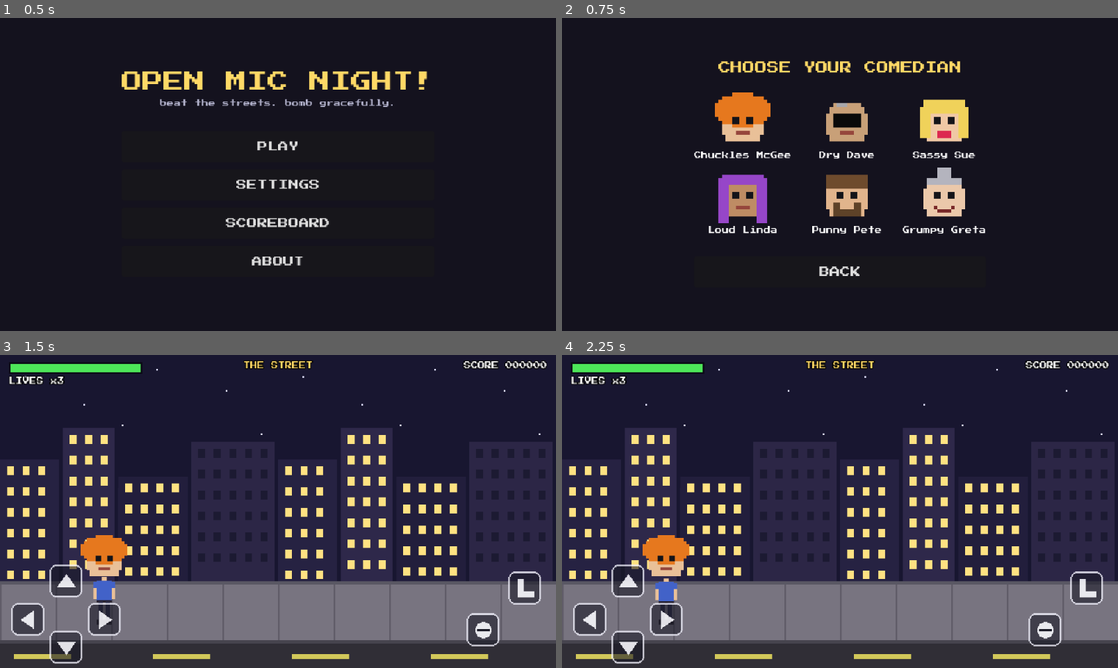
Above: before the commit, frames 1-4 (two rows, left to right).
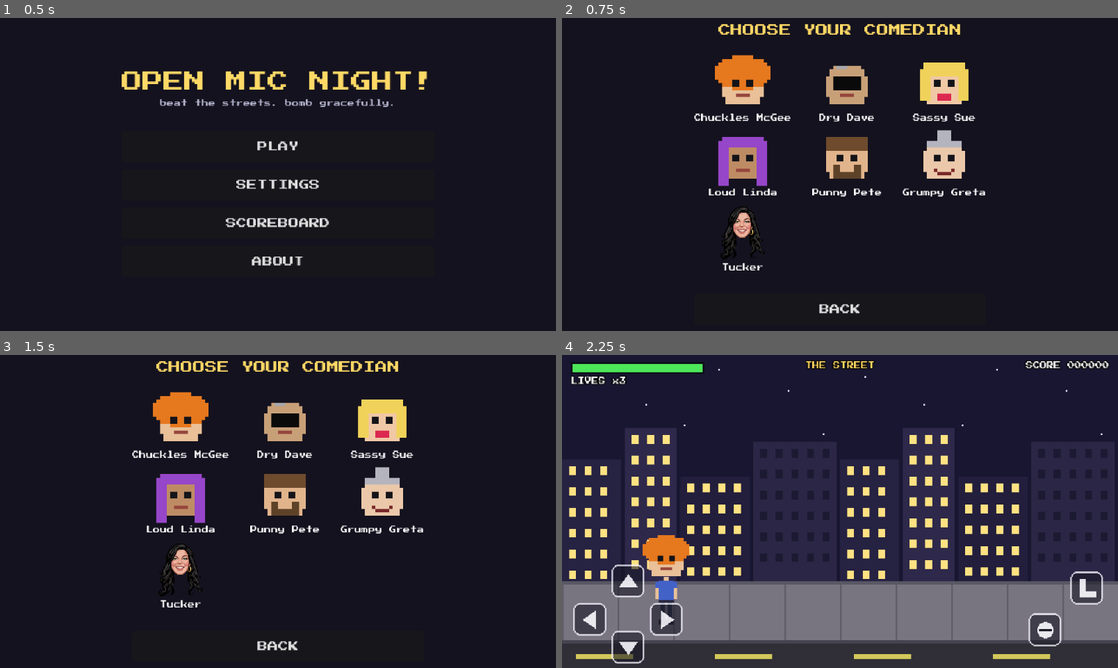
Above: after the commit, the same moments.

Repository: imehesz/tight-5-fight
Game: Godot game, scene res://scenes/main_menu.tscn
The game is run twice, just before and just after one commit, with the same random seed, the same clock (stepped at 60 frames per second) and the same inputs.
Inputs (mouse positions are in pixels of both pictures, inside the frame that each line leads up to):
- Up to frame 1 (0.5 s): no input
- Up to frame 2 (0.75 s): click "PLAY" at 0.5 s
- Up to frame 3 (1.5 s): click (177, 458) at 1.27 s
- Up to frame 4 (2.25 s): click (739, 420) at 2.02 s

Frame 1 is identical in both runs. In frame 2, 14% of the frame differs, in the area x 23-77%, y 1-95%; in frame 3, 70%, in the area x 0-100%, y 1-100%; in frame 4, less than 0.1%.

Commit message:
Added some assets, support for XY and scale offsets for the heads

Diff:
--- a/data/characters.json
+++ b/data/characters.json
@@ -5,6 +5,14 @@
     { "CharacterName": "Sassy Sue", "HeadSpritePath": "res://assets/gen/heads/sue.png", "BodyType": "F" },
     { "CharacterName": "Loud Linda", "HeadSpritePath": "res://assets/gen/heads/linda.png", "BodyType": "F" },
     { "CharacterName": "Punny Pete", "HeadSpritePath": "res://assets/gen/heads/pete.png", "BodyType": "M" },
-    { "CharacterName": "Grumpy Greta", "HeadSpritePath": "res://assets/gen/heads/greta.png", "BodyType": "F" }
+    { "CharacterName": "Grumpy Greta", "HeadSpritePath": "res://assets/gen/heads/greta.png", "BodyType": "F" },
+    {
+      "CharacterName": "Tucker",
+      "HeadScale": 2,
+      "HeadOffsetY": 30,
+      "HeadSpritePath":
+      "res://assets/heads/tucker.png",
+      "BodyType": "F"
+    }
   ]
 }
--- a/scenes/street.gd
+++ b/scenes/street.gd
@@ -150,9 +150,7 @@
 # ---------------------------------------------------------------- spawns
 func _spawn_player(pos: Vector2) -> void:
 	player = Player.new()
-	var cfg := GameState.selected_character_data()
-	player.body_type = String(cfg.get("BodyType", "M"))
-	player.head_path = String(cfg.get("HeadSpritePath", ""))
+	player.configure(GameState.selected_character_data())
 	player.position = pos
 	player.interact_pressed.connect(_on_player_interact)
 	player.died.connect(_on_player_died)
@@ -170,10 +168,8 @@
 	if not is_instance_valid(player) \
 			or get_tree().get_nodes_in_group("enemies").size() >= HECKLER_MAX:
 		return
-	var cfg: Dictionary = GameState.enemy_characters(1)[0]
 	var e := Enemy.new()
-	e.body_type = String(cfg.get("BodyType", "M"))
-	e.head_path = String(cfg.get("HeadSpritePath", ""))
+	e.configure(GameState.enemy_characters(1)[0])
 	e.aggressive = randf() < 0.4
 	e.move_speed = randf_range(60.0, 95.0)
 	e.score_value = 100
--- a/scenes/venue.gd
+++ b/scenes/venue.gd
@@ -77,9 +77,7 @@
 
 func _spawn_player() -> void:
 	player = Player.new()
-	var cfg := GameState.selected_character_data()
-	player.body_type = String(cfg.get("BodyType", "M"))
-	player.head_path = String(cfg.get("HeadSpritePath", ""))
+	player.configure(GameState.selected_character_data())
 	player.position = Vector2(100, GROUND_Y)
 	player.died.connect(_on_player_died)
 	add_child(player)
@@ -93,10 +91,8 @@
 func _spawn_next_enemy() -> void:
 	if _to_spawn.is_empty():
 		return
-	var cfg: Dictionary = _to_spawn.pop_front()
 	var e := Enemy.new()
-	e.body_type = String(cfg.get("BodyType", "M"))
-	e.head_path = String(cfg.get("HeadSpritePath", ""))
+	e.configure(_to_spawn.pop_front())
 	e.aggressive = true  # venue comedians always attack immediately
 	e.max_health = 55.0 + 12.0 * (_level - 1)
 	e.damage_scale = 0.6 + 0.08 * (_level - 1)
--- a/scripts/fighter.gd
+++ b/scripts/fighter.gd
@@ -14,11 +14,23 @@
 const DUCK_BOX := Rect2(-8, -26, 16, 26)
 ## Whole-fighter scale (boxes scale with it) and extra bobblehead scale for
 ## the head sprite — heads are real people's pixelated photos, go big.
+## Head textures can be any size (200x200 photos, 16x16 pixel art...): they
+## are normalized so every head displays as if it were 16px * HEAD_SCALE.
 const BODY_SCALE := 1.4
 const HEAD_SCALE := 2.4
+const HEAD_BASE_PX := 16.0
 
 var body_type := "M"
 var head_path := ""
+## Optional per-character head nudges (JSON "HeadOffsetX"/"HeadOffsetY", in
+## body pixels). Positive Y moves the head DOWN — use it when long hair puts
+## the chin well above the image bottom, so the chin still meets the neck.
+## Positive X moves the head toward the facing direction (mirrors on flip).
+## head_scale (JSON "HeadScale") is an extra zoom on top of normalization —
+## bump it above 1.0 when big hair fills the crop and shrinks the face.
+var head_offset_x := 0.0
+var head_offset_y := 0.0
+var head_scale := 1.0
 var max_health := 100.0
 var health := 100.0
 var move_speed := 130.0
@@ -56,7 +68,9 @@
 
 	head_sprite = Sprite2D.new()
 	head_sprite.texture = CharacterFactory.head_texture(head_path)
-	head_sprite.scale = Vector2(HEAD_SCALE, HEAD_SCALE)
+	var s := HEAD_SCALE * head_scale \
+			* (HEAD_BASE_PX / maxf(head_sprite.texture.get_width(), 1.0))
+	head_sprite.scale = Vector2(s, s)
 	add_child(head_sprite)
 
 
@@ -103,9 +117,19 @@
 	head_sprite.flip_h = facing < 0
 	var neck := CharacterFactory.head_offset(body_sprite.animation)
 	# Lift the head so it sits on the neck, minus a little overlap.
-	var lift := 8.0 * HEAD_SCALE - 4.0
-	head_sprite.position = Vector2(neck.x * facing, neck.y - lift)
+	var lift := head_sprite.texture.get_height() * head_sprite.scale.y / 2.0 - 4.0
+	head_sprite.position = Vector2((neck.x + head_offset_x) * facing,
+			neck.y - lift + head_offset_y)
 	hitbox.position.x = 18 * facing
+
+
+## Apply a character entry from characters.json. Call before add_child().
+func configure(cfg: Dictionary) -> void:
+	body_type = String(cfg.get("BodyType", "M"))
+	head_path = String(cfg.get("HeadSpritePath", ""))
+	head_offset_x = float(cfg.get("HeadOffsetX", 0))
+	head_offset_y = float(cfg.get("HeadOffsetY", 0))
+	head_scale = maxf(float(cfg.get("HeadScale", 1.0)), 0.1)
 
 
 # ---------------------------------------------------------------- actions
Binary file added: assets/heads/tucker.png
Not shown, changed: README.md
